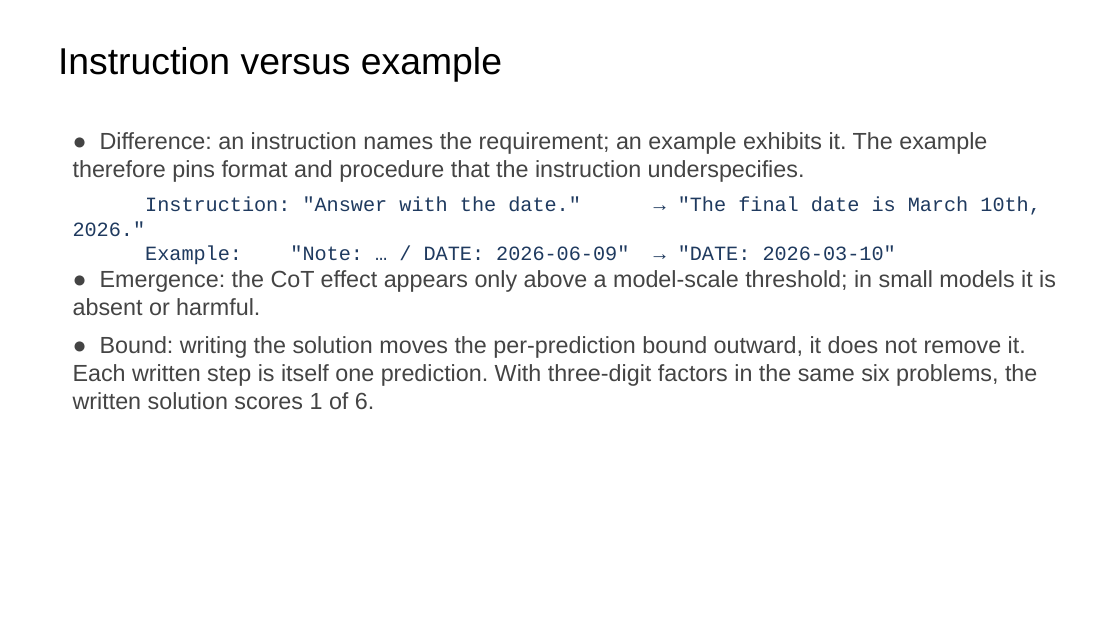
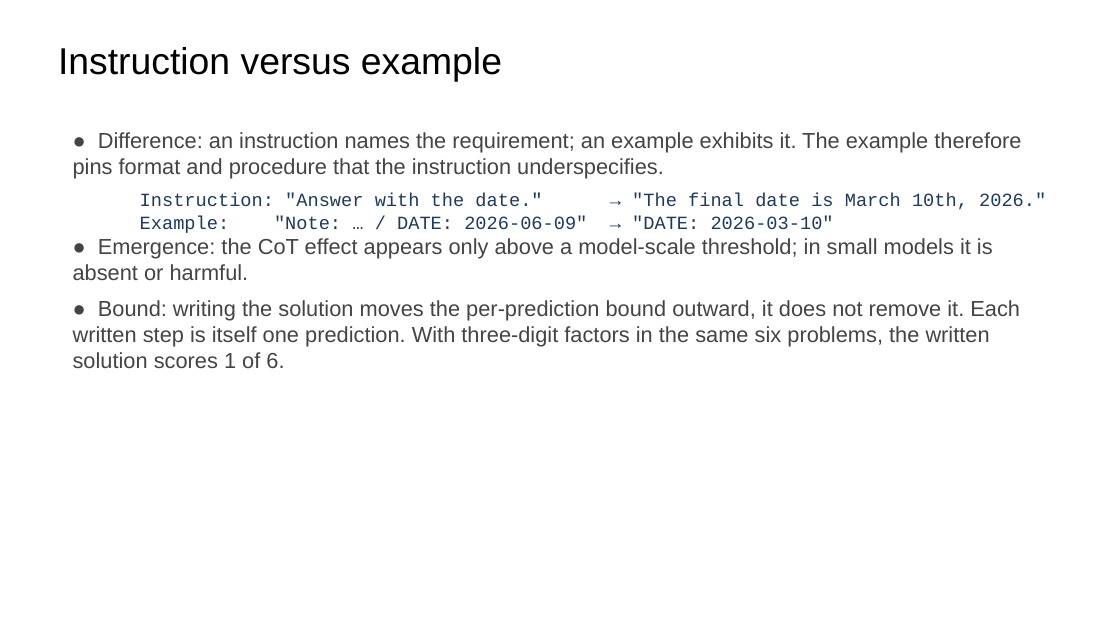
Before and after one commit to ralbu85/stml_2026, a slide deck: slide 17 of lectures/week02/slides-draft-w2.pptx. Drawn at 1120x630 pixels with LibreOffice and Linux fonts; fonts in the diff are those of the drawing. Boxes give left, top, right and bottom in pixels: in the first picture for what was removed or moved away, otherwise in the second. Text is boxed around its words. In the diff, an @@ line names an element or a change of style, - is before the commit and + after.

```diff
--- a/lectures/week02/slides-draft-w2.pptx
+++ b/lectures/week02/slides-draft-w2.pptx
@@ text "● Difference: an instruction names ..." at <box>73,132,1046,368</box>: size 15 to 14 pt in "● Difference: an instruction names the requirement; ...", "● Emergence: the CoT effect appears only ...", "● Bound: writing the solution moves the ..."; size 13 to 12 pt in "Instruction: "Answer with the date." → "The ...", "Example: "Note: … / DATE: 2026-06-09" → ..." @@
```
Also in this commit, not shown: 11 other slides changed, 1 other file.
